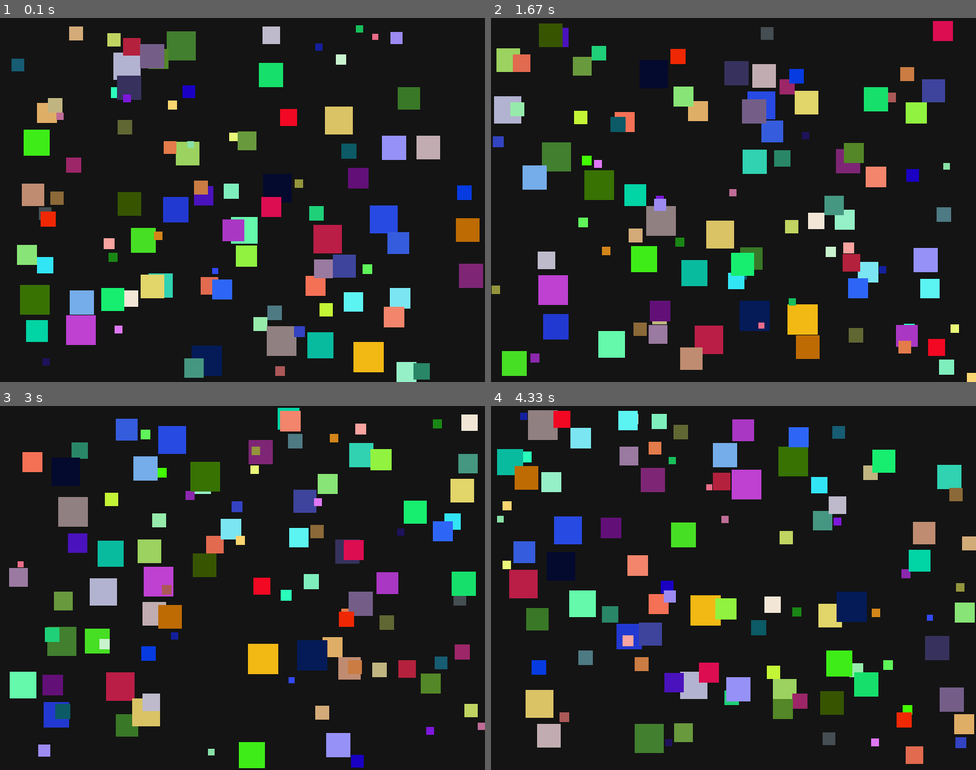
Above: before the commit, frames 1-4 (two rows, left to right).
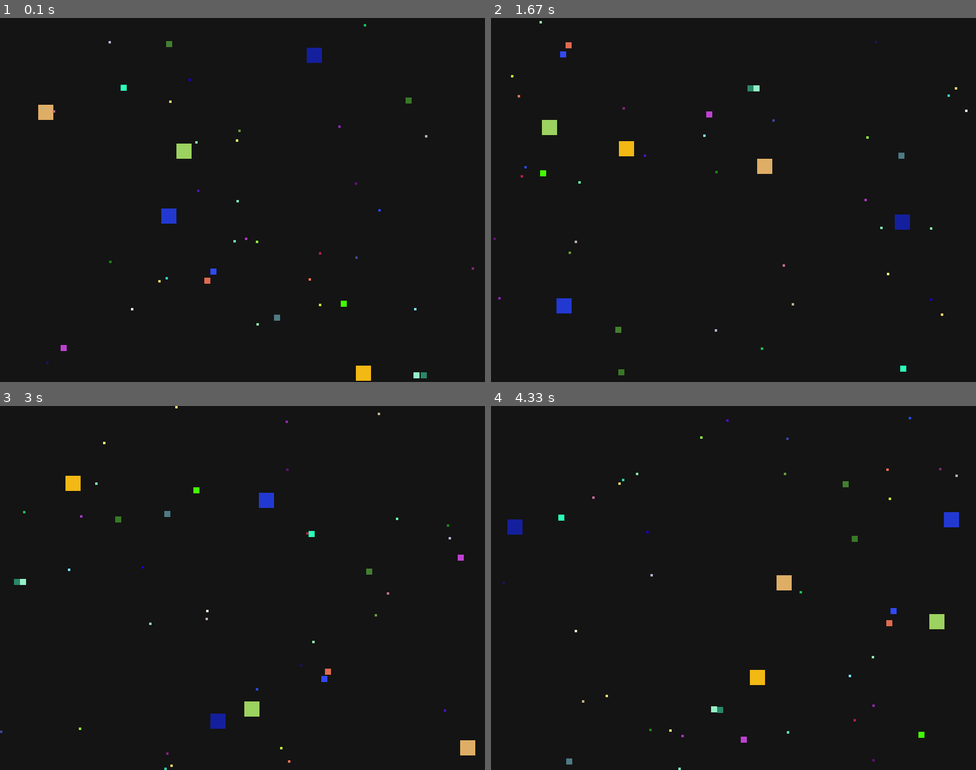
Above: after the commit, the same moments.

Repository: bibox26x/lab8-pygame
Game: pygame game, started from main.py
Same seed, same stepped clock (60 frames per second), same inputs: the game is played once before the commit and once after it.
Inputs:
- Up to frame 1 (0.1 s): no input
- Up to frame 2 (1.67 s): no input
- Up to frame 3 (3 s): no input
- Up to frame 4 (4.33 s): no input

The runs differ from the first frame. In frame 1, 19% of the frame differs, in the area x 2-100%, y 1-100%; in frame 2, 20%; in frame 3, 20%; in frame 4, 21%, in the area x 1-100%, y 1-100%.

Commit message:
exam: q1 - mix of squares

Diff:
--- a/main.py
+++ b/main.py
@@ -8,9 +8,11 @@
 HEIGHT = 600
 FPS = 60
 
-SQUARE_COUNT = 100
-MIN_SQUARE_SIZE = 10
-MAX_SQUARE_SIZE = 50
+SQUARE_MIX = [
+    (25, 5),
+    (10, 10),
+    (4, 30),
+]
 FLEE_DISTANCE = 120
 FLEE_STRENGTH = 1.5
 
@@ -32,9 +34,8 @@
 	return random.choice([-speed, speed])
 
 
-def create_square() -> Square:
+def create_square(size) -> Square:
 	"""Create one square with random position, color, and movement."""
-	size = random.randint(MIN_SQUARE_SIZE, MAX_SQUARE_SIZE)
 	x = random.randint(0, WIDTH - size)
 	y = random.randint(0, HEIGHT - size)
 
@@ -102,7 +103,7 @@
 	pygame.display.set_caption("Bouncing Squares")
 	clock = pygame.time.Clock()
 
-	squares = [create_square() for _ in range(SQUARE_COUNT)]
+	squares = [create_square(size) for size, count in SQUARE_MIX for _ in range(count)]
 
 	running = True
 	while running:
